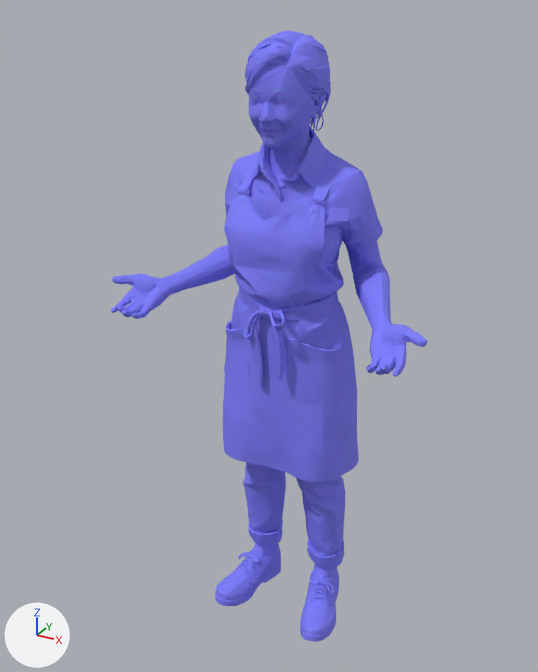
The glTF model public/models/nia.glb as it was, and as the next commit left it.
Both versions are drawn from a camera (50 mm lens) standing at (0.862, -1.617, 1.746) and looking at (-0.04, 0.022, 0.926). The axes (+X, +Y, +Z) are drawn at lower left. The lights are the same throughout. The first picture is the older version. Where no turn or scale is listed for an object, it has been applied to the vertices.

Names of what the first picture shows: 'char1'.
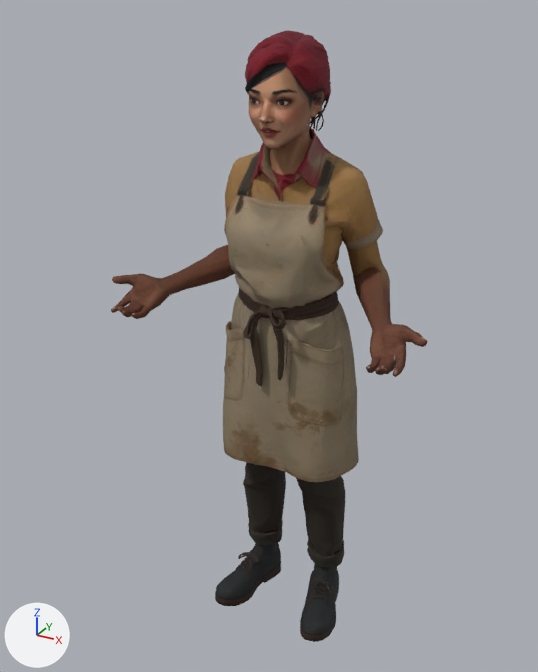
Changed parts and their boxes (x1, y1, x2, y2) in the pictures (538 x 672 px):
'char1', surface changed (blue to brown): (111, 30, 428, 642) in both

Edits to the bpy script that builds the scene:
```text
Change img_image_0:
    img_image_0: load_image('Image_0', '_unpacked/Image_0', 1024, 1024, 'sRGB') -> load_image('Image_0', '_unpacked/Image_0', 1024, 1024, 'Non-Color')
Add img_image_1:
    img_image_1 = load_image('Image_1', '_unpacked/Image_1', 1024, 1024, 'sRGB')
Change mat_material_0:
    where n2 = _N.new('ShaderNodeTexImage'); n2.name = 'Image Texture'
    n2.image: img_image_0 -> img_image_1
    add n3 = _N.new('ShaderNodeNormalMap'); n3.name = 'Normal Map'
    add n3.uv_map = 'UVMap'
    add n4 = _N.new('ShaderNodeTexImage'); n4.name = 'Image Texture.001'
    add n4.image = img_image_0
    where n0 = _N.new('ShaderNodeBsdfPrincipled'); n0.name = 'Principled BSDF'
    add _L.new(n3.outputs[0], n0.inputs[5])  # 'Normal' to 'Normal'
    add _L.new(n4.outputs[0], n3.inputs[1])  # 'Color' to 'Color'
```
